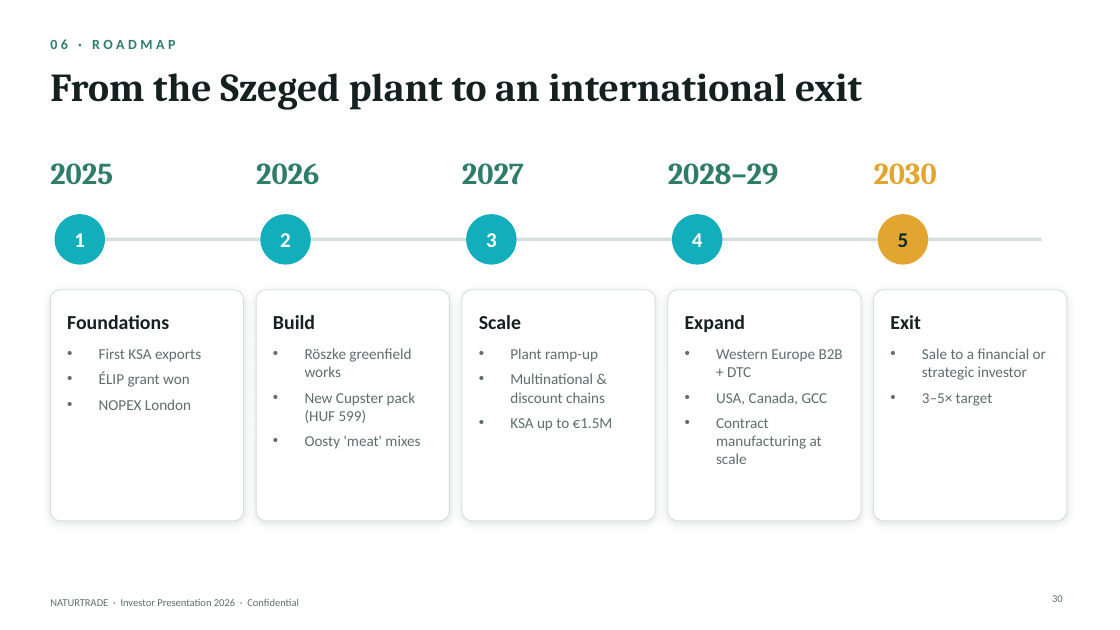
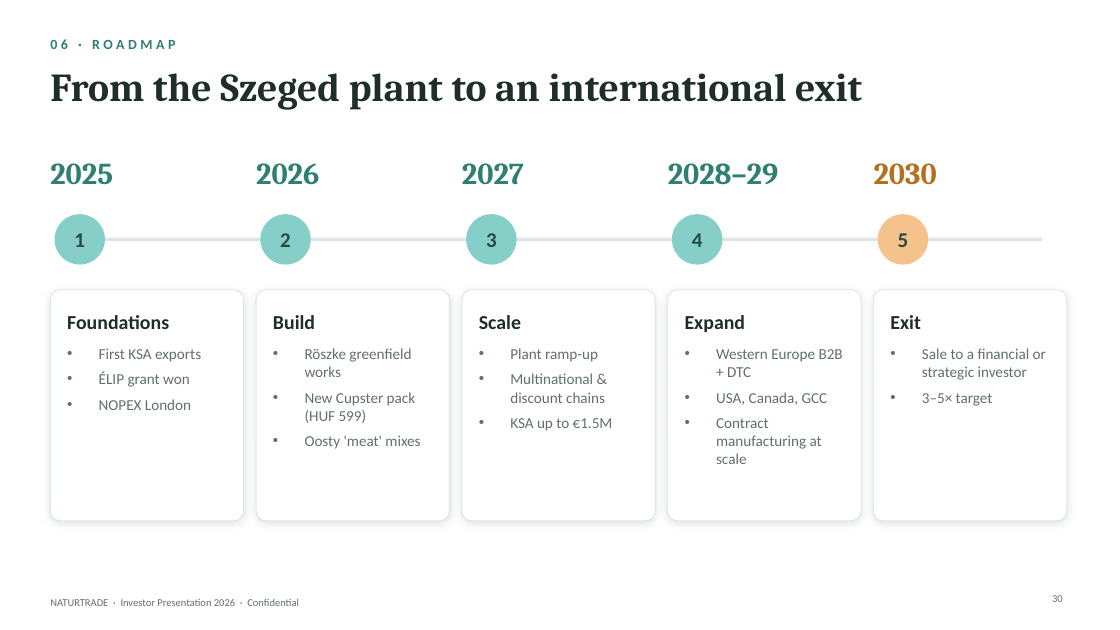
Before and after one commit to vehamiki/testrep1, a slide deck: slide 30 of investor-pitch/Naturtrade_Investor_Pitch_2026_EN.pptx. Drawn at 1120x630 pixels with LibreOffice and Linux fonts; fonts in the diff are those of the drawing. Boxes give left, top, right and bottom in pixels: in the first picture for what was removed or moved away, otherwise in the second. Text is boxed around its words. In the diff, an @@ line names an element or a change of style, - is before the commit and + after.

```diff
--- a/investor-pitch/Naturtrade_Investor_Pitch_2026_EN.pptx
+++ b/investor-pitch/Naturtrade_Investor_Pitch_2026_EN.pptx
@@ text "2030" at (x1=874, y1=163, x2=937, y2=185): text colour #E2A630 to #B5701F @@
@@ line (76, 239) - (1042, 239): stroke #D5DFDD 3 pt to #DDE6E4 3 pt @@
@@ text colour #FFFFFF to #2A4A44 in 4 elements at (x1=74, y1=233, x2=85, y2=247), (x1=280, y1=233, x2=291, y2=247), (x1=486, y1=233, x2=497, y2=247), (x1=692, y1=233, x2=703, y2=247) @@
@@ fill #12AEBB to #86CFC8 in 4 elements at (x1=55, y1=214, x2=105, y2=265), (x1=260, y1=214, x2=311, y2=265), (x1=466, y1=214, x2=517, y2=265), (x1=672, y1=214, x2=723, y2=265) @@
@@ text "5" at (x1=898, y1=233, x2=909, y2=247): text colour #0E2B27 to #2A4A44 @@
@@ ellipse at (x1=878, y1=214, x2=928, y2=265): fill #E2A630 to #F6C28B @@
```
Also in this commit, not shown: 31 other slides changed, 3 other files.
